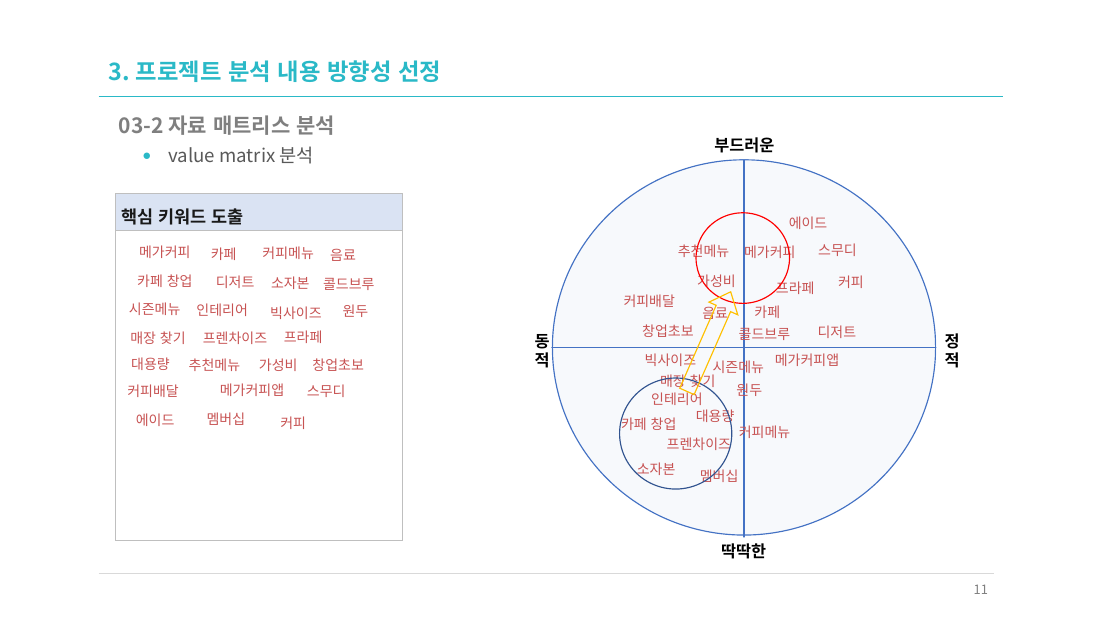
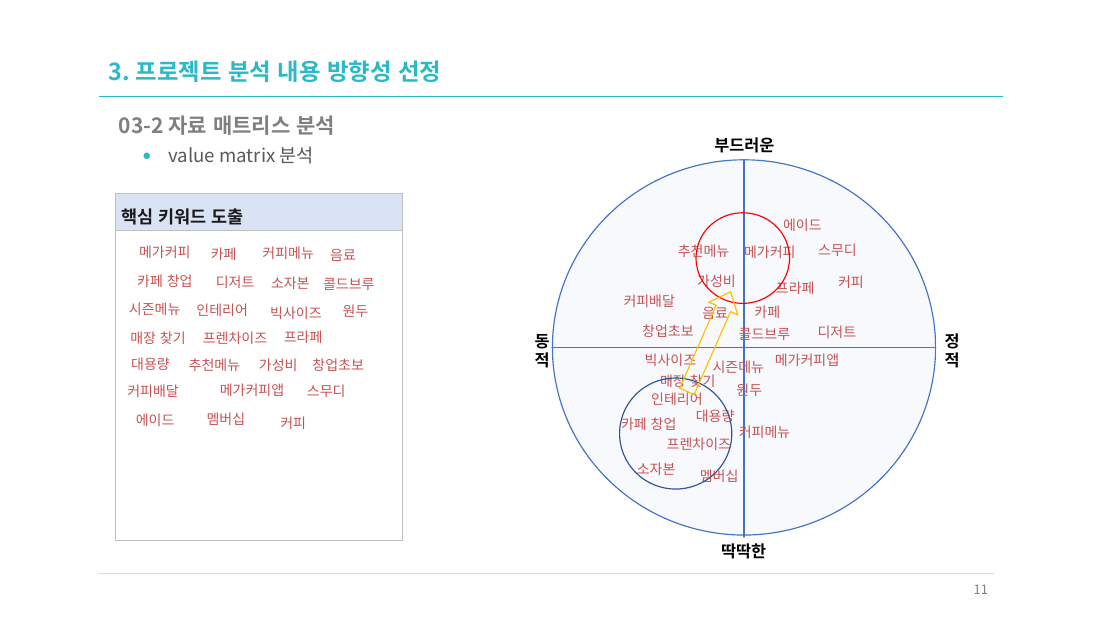
Before and after one commit to 100won-yes/100won_yes, a slide deck: slide 11 of study/n_01_UIUX요구분석_샘플_다나와.pptx. Drawn at 1120x630 pixels with LibreOffice and Linux fonts; fonts in the diff are those of the drawing. Boxes give left, top, right and bottom in pixels: in the first picture for what was removed or moved away, otherwise in the second. Text is boxed around its words. In the diff, an @@ line names an element or a change of style, - is before the commit and + after.

Commit message:
수업내용_210911

```diff
--- a/study/n_01_UIUX요구분석_샘플_다나와.pptx
+++ b/study/n_01_UIUX요구분석_샘플_다나와.pptx
@@ text "에이드": place and size @@
-text "에이드" at [789,216,828,229]
+text "에이드" at [783,218,822,231]
```
Also in this commit, not shown: 4 other files.
